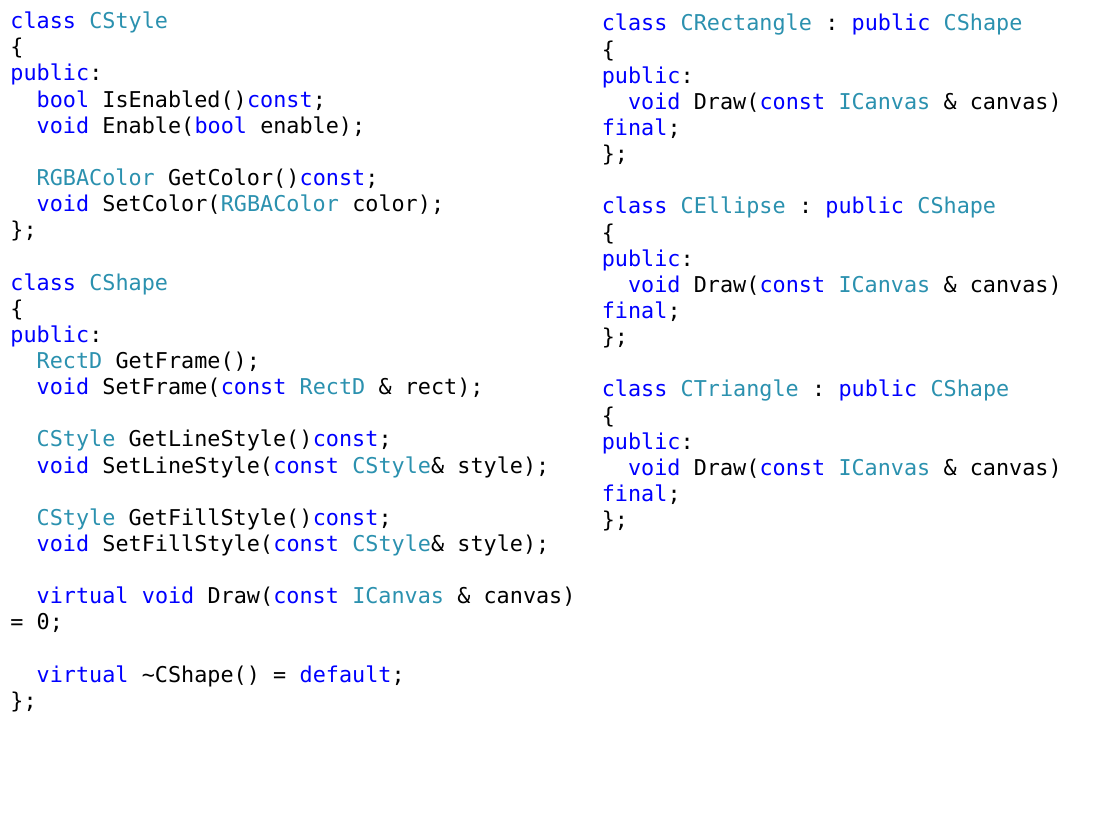
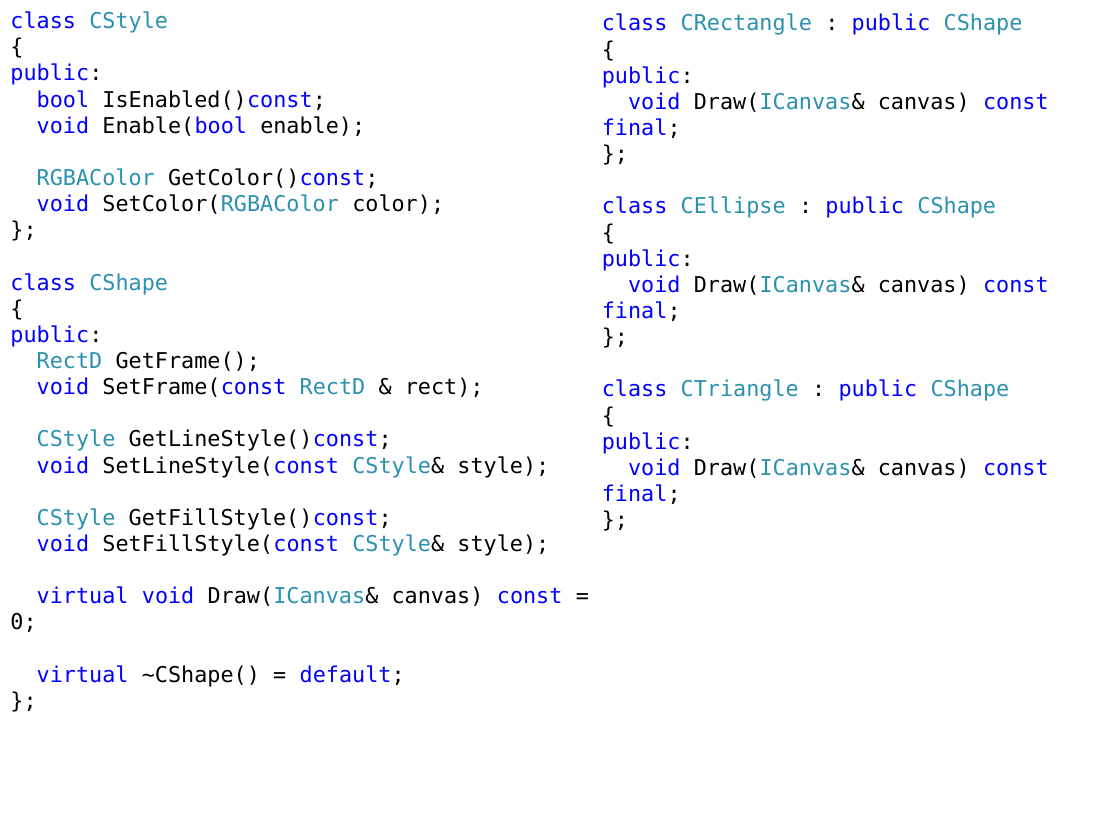
Before and after one commit to alexey-malov/ood, a slide deck: slide 8 of lectures/10.composite/composite.pptx. Drawn at 1120x840 pixels with LibreOffice and Linux fonts; fonts in the diff are those of the drawing. Boxes give left, top, right and bottom in pixels: in the first picture for what was removed or moved away, otherwise in the second. Text is boxed around its words. In the diff, an @@ line names an element or a change of style, - is before the commit and + after.

```diff
--- a/lectures/10.composite/composite.pptx
+++ b/lectures/10.composite/composite.pptx
@@ text at (x1=602, y1=92, x2=1049, y2=138): text changed @@
-void Draw(const ICanvas & canvas) final;
+void Draw(ICanvas& canvas) const final;
@@ text at (x1=602, y1=275, x2=1049, y2=321): text changed @@
-void Draw(const ICanvas & canvas) final;
+void Draw(ICanvas& canvas) const final;
@@ text at (x1=628, y1=458, x2=1049, y2=478): text changed @@
-void Draw(const ICanvas & canvas) final;
+void Draw(ICanvas& canvas) const final;
@@ text at (x1=10, y1=586, x2=563, y2=632): text changed @@
-virtual void Draw(const ICanvas & canvas) = 0;
+virtual void Draw(ICanvas& canvas) const = 0;
```
Also in this commit, not shown: 1 other slide changed.
